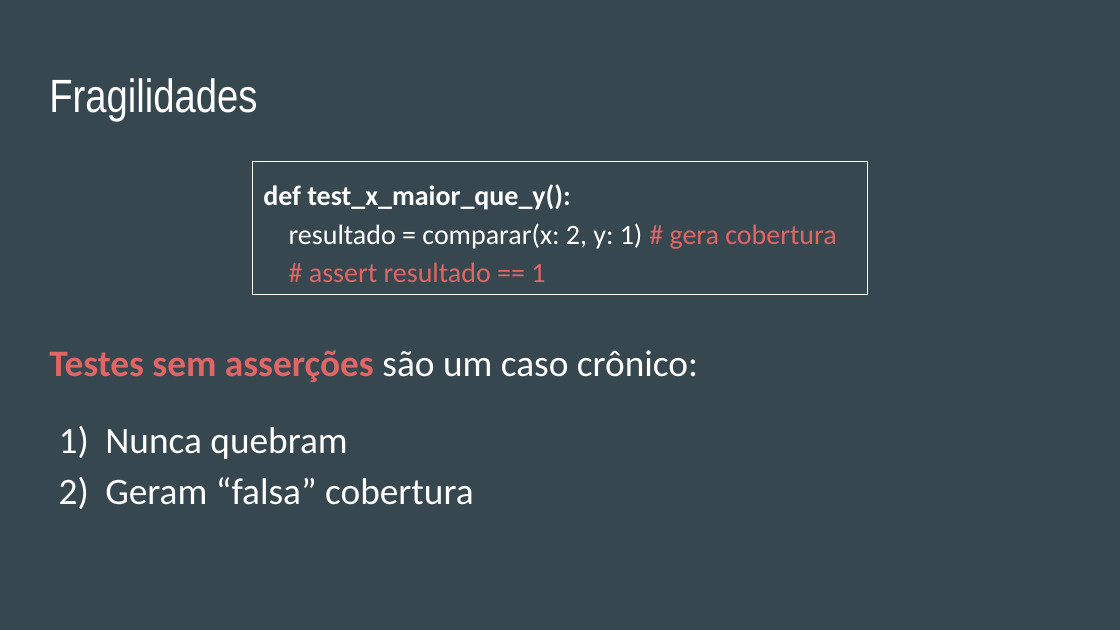
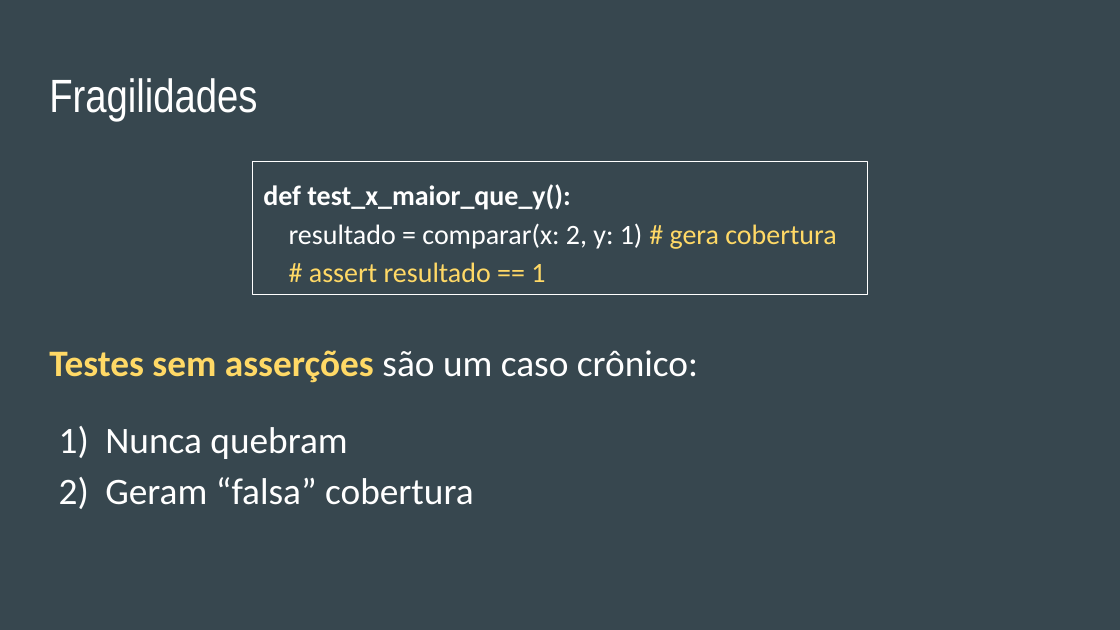
Before and after one commit to DyegoMaas/stryker-net-sample, a slide deck: slide 9 of resources/Testes de Mutação - Tech&Cheers - Dyego.pptx. Drawn at 1120x630 pixels with LibreOffice and Linux fonts; fonts in the diff are those of the drawing. Boxes give left, top, right and bottom in pixels: in the first picture for what was removed or moved away, otherwise in the second. Text is boxed around its words. In the diff, an @@ line names an element or a change of style, - is before the commit and + after.

```diff
--- a/resources/Testes de Mutação - Tech&Cheers - Dyego.pptx
+++ b/resources/Testes de Mutação - Tech&Cheers - Dyego.pptx
@@ rectangle "def test_x_maior_que_y(): resultado = comparar(x: ..." at (252, 161, 868, 295): text colour #E06666 to #FFD966 in "# gera cobertura # assert resultado == ..." @@
@@ text at (49, 350, 698, 383): text colour #E06666 to #FFD966 in "Testes sem asserções" @@
```
Also in this commit, not shown: 3 other slides changed.
